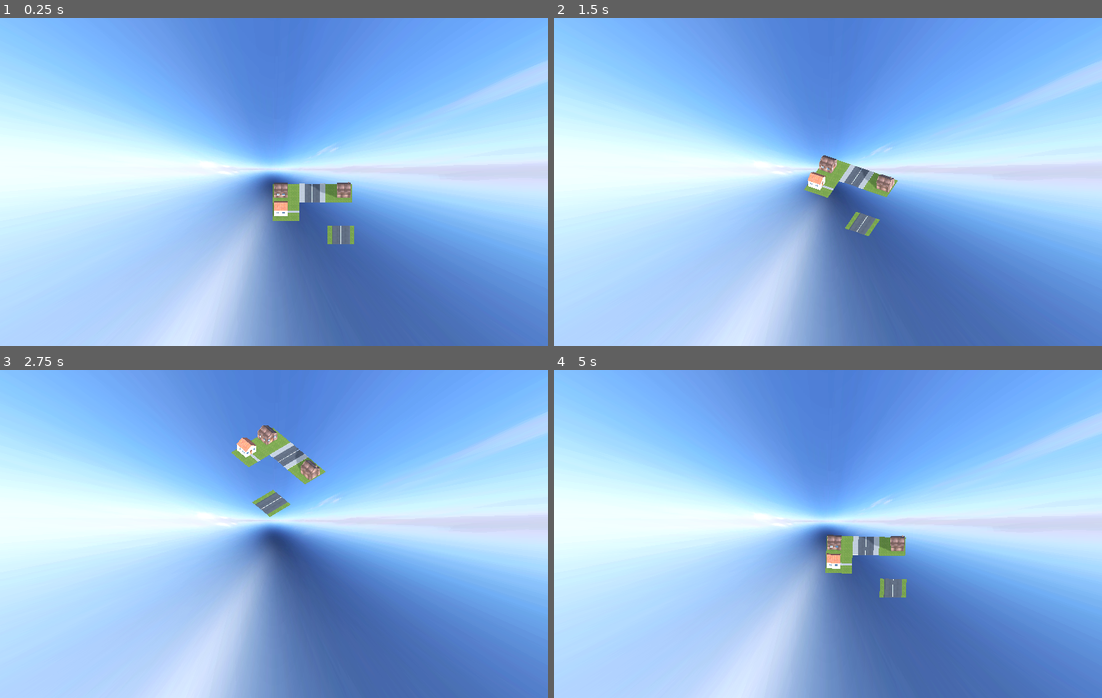
Above: before the commit, frames 1-4 (two rows, left to right).
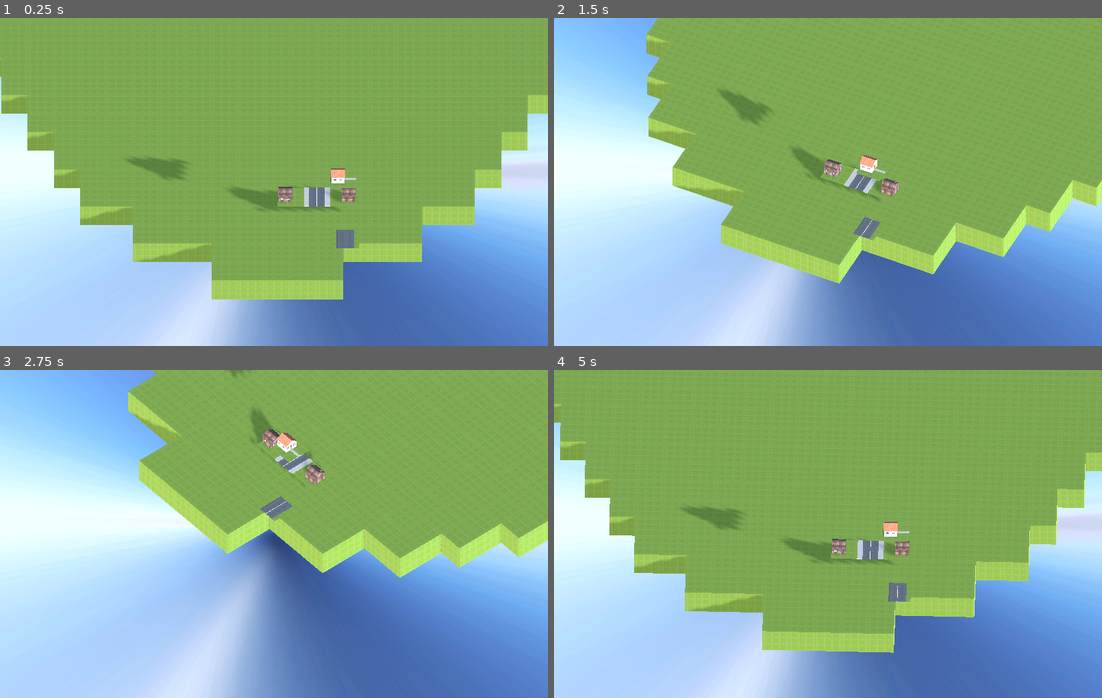
Above: after the commit, the same moments.

Repository: JakubOlejnik2007/Klimatopolis
Game: Godot game, scene res://main.tscn
Same seed, same stepped clock (60 frames per second), same inputs: the game is played once before the commit and once after it.
Inputs (mouse positions are in pixels of both pictures, inside the frame that each line leads up to):
- Up to frame 1 (0.25 s): no input
- Up to frame 2 (1.5 s): tap Enter at 0.5 s; move the mouse to (948, 165) at 0.52 s; hold Right (ui_right) 0.53-1.28 s; tap Mouse wheel up (zoom_in) at 0.6 s; move the mouse to (718, 198) at 1.27 s; hold S from 1.28 s (still down); tap Mouse wheel down (zoom_out) at 1.35 s
- Up to frame 3 (2.75 s): move the mouse to (328, 461) at 2.02 s; release S at 2.03 s; hold Right (ui_right) from 2.03 s (still down); tap Mouse wheel up (zoom_in) at 2.1 s
- Up to frame 4 (5 s): move the mouse to (800, 599) at 2.77 s; release Right (ui_right) at 2.78 s; hold W 2.78-3.53 s; tap Mouse wheel down (zoom_out) at 2.85, 4.35 s; move the mouse to (992, 583) at 3.52 s; hold Left (ui_left) from 3.53 s (still down); tap Mouse wheel up (zoom_in) at 3.6 s; move the mouse to (663, 484) at 4.27 s

The runs differ from the first frame. In frame 1, 65% of the frame differs, in the area x 0-100%, y 0-86%; in frame 2, 55%; in frame 3, 39%; in frame 4, 65%.

Commit message:
The best map generator ever

Diff:
--- /dev/null
+++ b/MapGenerator.gd
@@ -0,0 +1,70 @@
+extends Node3D
+
+class_name MapGenerator3D
+
+enum TerrainType { GRASS, VOID, WATER }
+
+var map_size = Vector2(40, 40)
+var map = []
+
+func _ready():
+	map = generate_map(map_size)
+	print_map()
+
+func generate_map(size: Vector2) -> Array:
+	var generated_map = []
+	for y in range(size.y):
+		var row = []
+		for x in range(size.x):
+			row.append(TerrainType.VOID)
+		generated_map.append(row)
+
+	generate_island(generated_map)
+	generate_water(generated_map)
+	return generated_map
+
+func generate_island(map: Array):
+	var island_center = Vector2(map_size.x / 2, map_size.y / 2)
+	var max_radius = min(map_size.x, map_size.y) / 3  # Maksymalny promień wyspy
+
+	for y in range(map_size.y):
+		for x in range(map_size.x):
+			var distance = (island_center - Vector2(x, y)).length()
+			if distance < max_radius:
+				map[y][x] = TerrainType.GRASS  # Zwiększamy obszar GRASS
+
+				# Wprowadzenie dodatkowej losowości dla naturalnego kształtu
+				if randf() < (max_radius - distance) / max_radius * 0.5:  # Zmniejszamy losowość, by bardziej ujednolicić ląd
+					map[y][x] = TerrainType.GRASS
+
+func generate_water(map: Array):
+	var water_path_start = Vector2(randf() * map_size.x, 0)
+	var water_path_end = Vector2(randf() * map_size.x, map_size.y)
+	var river_width = int(randf() * 3 + 2)  # Szerokość rzeki
+
+	for i in range(int(map_size.y / 3), int(map_size.y * 2 / 3)):
+		var x_pos = int(water_path_start.x + (water_path_end.x - water_path_start.x) * (i / map_size.y) + randf_range(-2, 2))
+		if x_pos >= 0 and x_pos < map_size.x:
+			for width in range(-river_width, river_width + 1):
+				var x = x_pos + width
+				if x >= 0 and x < map_size.x:
+					map[i][x] = TerrainType.WATER
+
+	# Zapewnij, że otoczenie rzeki również jest terenem GRASS, jeśli to możliwe
+	for y in range(int(map_size.y / 3), int(map_size.y * 2 / 3)):
+		for x in range(map_size.x):
+			if map[y][x] == TerrainType.WATER:
+				for dx in range(-1, 2):
+					var nx = x + dx
+					if nx >= 0 and nx < map_size.x and map[y + 1][nx] == TerrainType.VOID:
+						map[y + 1][nx] = TerrainType.GRASS  # Przekształcamy VOID w GRASS wokół rzeki
+
+func print_map():
+	for row in map:
+		var row_string = ""
+		for cell in row:
+			match cell:
+				TerrainType.GRASS: row_string += "G "
+				TerrainType.WATER: row_string += "W "
+				TerrainType.VOID: row_string += ". "
+		print(row_string)
--- a/main.tscn
+++ b/main.tscn
@@ -1,7 +1,8 @@
-[gd_scene load_steps=10 format=3 uid="uid://dti4ug7vraxhs"]
+[gd_scene load_steps=11 format=3 uid="uid://dti4ug7vraxhs"]
 
 [ext_resource type="Script" path="res://World.gd" id="1_hk8vn"]
 [ext_resource type="PackedScene" uid="uid://jwgeeyijajcn" path="res://models/house1.fbx" id="1_km5l0"]
+[ext_resource type="Script" path="res://mapa.gd" id="2_10k1l"]
 [ext_resource type="PackedScene" uid="uid://b2eypxsobojwq" path="res://models/house2.fbx" id="3_04eca"]
 [ext_resource type="PackedScene" uid="uid://bw4tj28a5t1a6" path="res://models/road1.fbx" id="5_c6nle"]
 [ext_resource type="PackedScene" uid="uid://ejbghach522n" path="res://models/road2.fbx" id="6_abcer"]
@@ -36,6 +37,7 @@
 script = ExtResource("1_hk8vn")
 
 [node name="Pivot" type="Node3D" parent="."]
+script = ExtResource("2_10k1l")
 
 [node name="house1" parent="Pivot" instance=ExtResource("1_km5l0")]
 transform = Transform3D(1, 0, 0, 0, 1, 0, 0, 0, 1, 1, 1, 1)
@@ -44,7 +46,7 @@
 transform = Transform3D(-1, 0, 8.74228e-08, 0, 1, 0, -8.74228e-08, 0, -1, 5, 1, 1)
 
 [node name="house3" parent="Pivot" instance=ExtResource("3_04eca")]
-transform = Transform3D(1, 0, 0, 0, 1, 0, 0, 0, 1, 1, 1, 5)
+transform = Transform3D(1, 0, 0, 0, 1, 0, 0, 0, 1, 5, 5, 5)
 
 [node name="road1" parent="Pivot" instance=ExtResource("5_c6nle")]
 transform = Transform3D(1, 0, 0, 0, 1, 0, 0, 0, 1, 3.16201, 0, 4.49625)
@@ -69,11 +71,11 @@
 transform = Transform3D(1, 0, 0, 0, 1, 0, 0, 0, 1, 0.0808182, 0, -0.19178)
 
 [node name="SkyCamera" type="Camera3D" parent="CameraPivot"]
-transform = Transform3D(1, 0, 0, 0, 0.707107, 0.707107, 0, -0.707107, 0.707107, 0, 12.5518, 12.5518)
+transform = Transform3D(1, 0, 0, 0, 0.707107, 0.707107, 0, -0.707107, 0.707107, -0.352692, 100.204, 99.7625)
 projection = 1
 size = 19.757
 near = 0.001
-far = 57.21
+far = 400.0
 
 [node name="Origin" type="MeshInstance3D" parent="CameraPivot"]
 transform = Transform3D(0.707107, 0, 0.707107, 0, 1, 0, -0.707107, 0, 0.707107, 0, 0, 0)
--- /dev/null
+++ b/mapa.gd
@@ -0,0 +1,59 @@
+#extends Node3D
+#
+## Załaduj model 3D (przykład z plikiem res://models/MyModel.glb)
+#var MyModel = preload("res://models/road1.fbx")
+#
+#func _ready():
+		## Załaduj scenę .fbx
+	#var scene = load("res://models/house1.fbx") # Zmień na odpowiednią ścieżkę
+#
+	## Utwórz instancję sceny
+	#var instance = scene.instantiate()
+#
+	## Ustaw pozycję instancji
+	#instance.position = Vector3(6, 6, 6) # Ustaw odpowiednią lokalizację
+#
+	## Dodaj instancję do sceny
+	#add_child(instance)
+#
+
+
+
+
+extends Node3D
+
+var MapGenerator3D = preload("res://MapGenerator.gd")
+var GroundModel = preload("res://models/ground.fbx")
+var House1 = preload("res://models/house1.fbx")
+var House2 = preload("res://models/house2.fbx")
+
+func _ready() -> void:
+	var map_generator = MapGenerator3D.new()
+	var map_size = Vector2(40, 40)
+	var map = map_generator.generate_map(map_size)
+	map_generator.print_map()
+
+	if not GroundModel:
+		print("GroundModel not loaded")
+
+	var x = map_size.x*-1
+	for row in map:
+		var y = map_size.y*-1
+		for cell in row:
+
+			var instance = GroundModel.instantiate()
+			print(cell)
+			if cell == MapGenerator3D.TerrainType.VOID:
+				continue
+			match cell:
+				MapGenerator3D.TerrainType.GRASS:
+					instance = GroundModel.instantiate()
+				MapGenerator3D.TerrainType.WATER:
+					instance = House1.instantiate()
+
+
+			instance.position = Vector3(x, 0, y)
+
+			add_child(instance)
+			y += 2
+		x += 2
Binary file added: models/canal.fbx
Not shown, added: models/canal.fbx.import
Binary file added: models/ground.fbx
Not shown, added: models/ground.fbx.import
Binary file added: textures/WaterNormalMap.png
Not shown, added: textures/WaterNormalMap.png.import
Binary file added: textures/water.png
Not shown, added: textures/water.png.import
